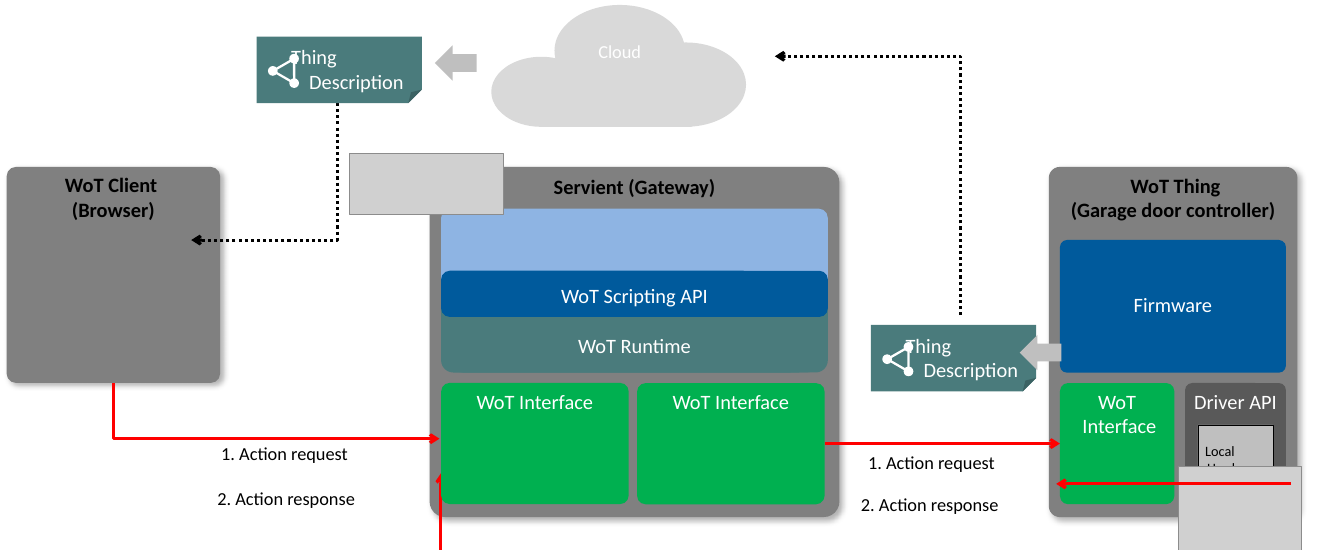
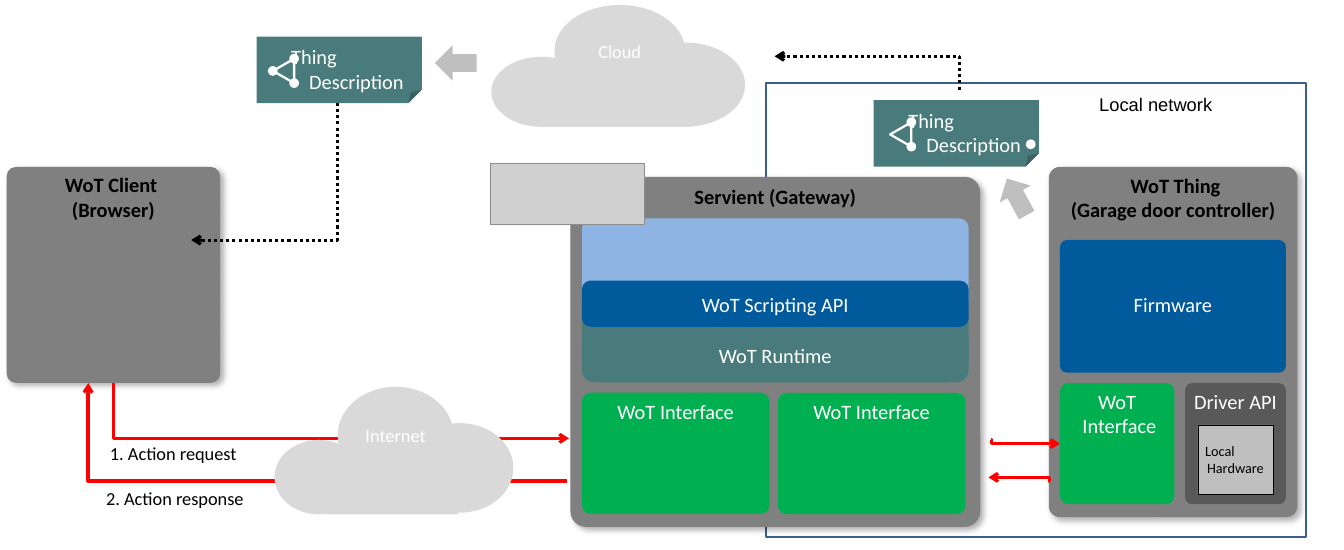
Before and after one commit to w3c/wot-security, a slide deck: slide 5 of images/Security_scenarios.pptx (slide 4 before the commit). Drawn at 1344x550 pixels with LibreOffice and Linux fonts; fonts in the diff are those of the drawing; grey boxes stand for pictures. Boxes give left, top, right and bottom in pixels: in the first picture for what was removed or moved away, otherwise in the second. Text is boxed around its words. In the diff, an @@ line names an element or a change of style, - is before the commit and + after.

```diff
--- a/images/Security_scenarios.pptx
+++ b/images/Security_scenarios.pptx
@@ elbow arrow moved from (961, 315) - (775, 56) to (959, 89) - (775, 56) @@
@@ rectangle added at [766,83,1307,537], outline #3A5F8C 2 pt @@
@@ text added at [1099,97,1212,111], 18 pt, text #000000 @@
+Local network
@@ 2 ellipses, 1 folded corner, 1 triangle: place and size @@
-2 ellipses, 1 folded corner, 1 triangle at [871,325,1036,392]
+2 ellipses, 1 folded corner, 1 triangle at [874,100,1039,167]
@@ ellipse: place and size @@
-ellipse at [881,352,894,365]
+ellipse at [1024,138,1037,151]
@@ down arrow at [992,170,1042,224]: rotation 90 to 151 degrees @@
@@ 7 rounded rectangles, 1 picture: place and size @@
-7 rounded rectangles, 1 picture at [350,153,840,518]
+7 rounded rectangles, 1 picture at [491,163,980,527]
@@ elbow arrow moved from (787, 550) - (441, 473) to (568, 481) - (89, 383) @@
@@ elbow arrow moved from (114, 383) - (439, 438) to (114, 383) - (569, 438) @@
@@ ellipse added at [338,386,454,483], fill #D9D9D9, 18 pt, text #FFFFFF @@
+Internet
@@ text "1. Action request": place and size @@
-text "1. Action request" at [221,447,348,463]
+text "1. Action request" at [110,447,237,463]
@@ ellipse added at [274,440,363,514], fill #D9D9D9 @@
@@ ellipse added at [406,423,513,513], fill #D9D9D9 @@
@@ elbow arrow moved from (825, 444) - (1060, 444) to (991, 440) - (1060, 444) @@
@@ rectangle added at [326,462,458,515], fill #D9D9D9 @@
@@ text removed at [868,456,995,472] @@
-1. Action request
@@ elbow arrow moved from (1291, 484) - (1057, 484) to (1049, 481) - (988, 477) @@
@@ picture removed at [1178,466,1301,550] @@
@@ text "2. Action response": place and size @@
-text "2. Action response" at [217,492,355,508]
+text "2. Action response" at [106,492,244,508]
@@ text removed at [861,498,999,514] @@
-2. Action response
```
Also in this commit, not shown: 3 other slides changed, 3 slides added, 4 other files.
